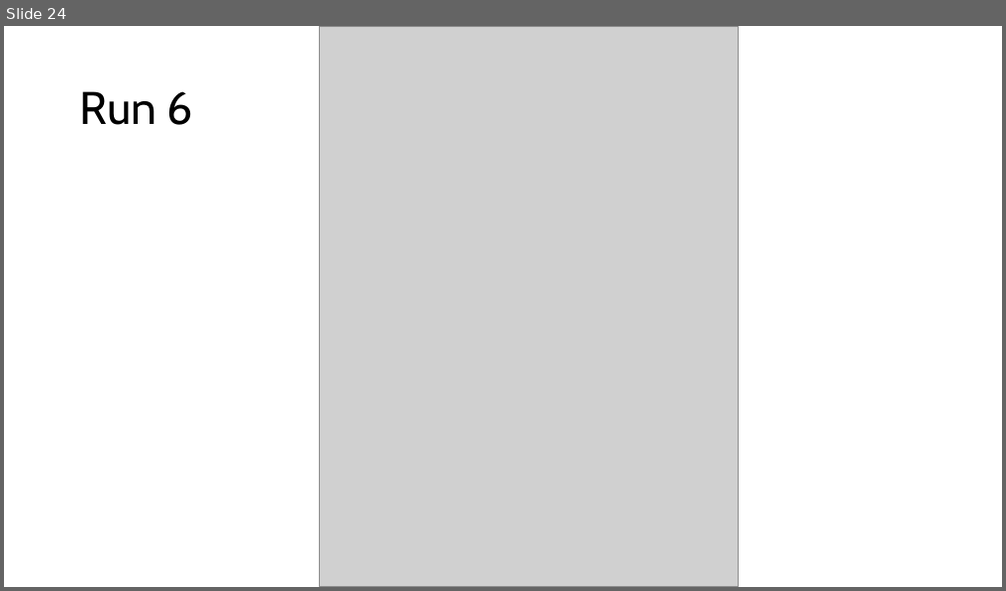
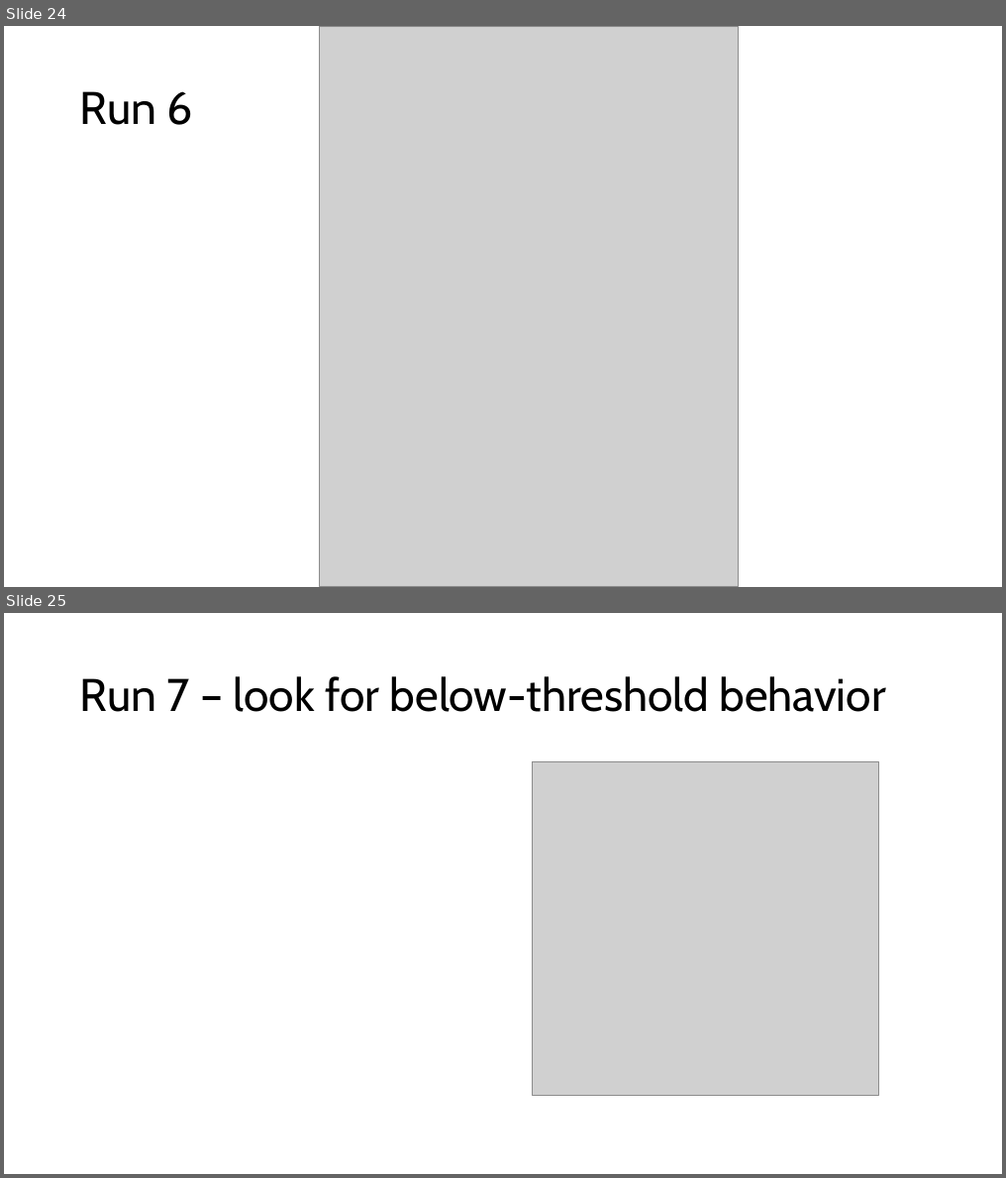
Before and after one commit to DanDan0101/toric-decoder, a slide deck: plots/Plots.pptx. Shown one above the other, each under a label of ours: slide 24 before the commit, slides 24 and 25 after it. The pictures are 1006x591 and 1006x1178 pixels, drawn with LibreOffice and Linux fonts; fonts in the diff are those of the drawing; grey boxes stand for pictures. Boxes give left, top, right and bottom in pixels: in the first picture for what was removed or moved away, otherwise in the second. Text is boxed around its words. In the diff, an @@ line names an element or a change of style, - is before the commit and + after.

```diff
--- a/plots/Plots.pptx
+++ b/plots/Plots.pptx
@@ slide 25 added at [4,613,1002,1174], background #FFFFFF @@
@@ title added at [80,676,885,712], 44 pt, text #000000 @@
+Run 7 – look for below-threshold behavior
@@ picture added at [532,761,879,1095] @@
```
Also in this commit, not shown: 1 slide changed, 56 other files.
